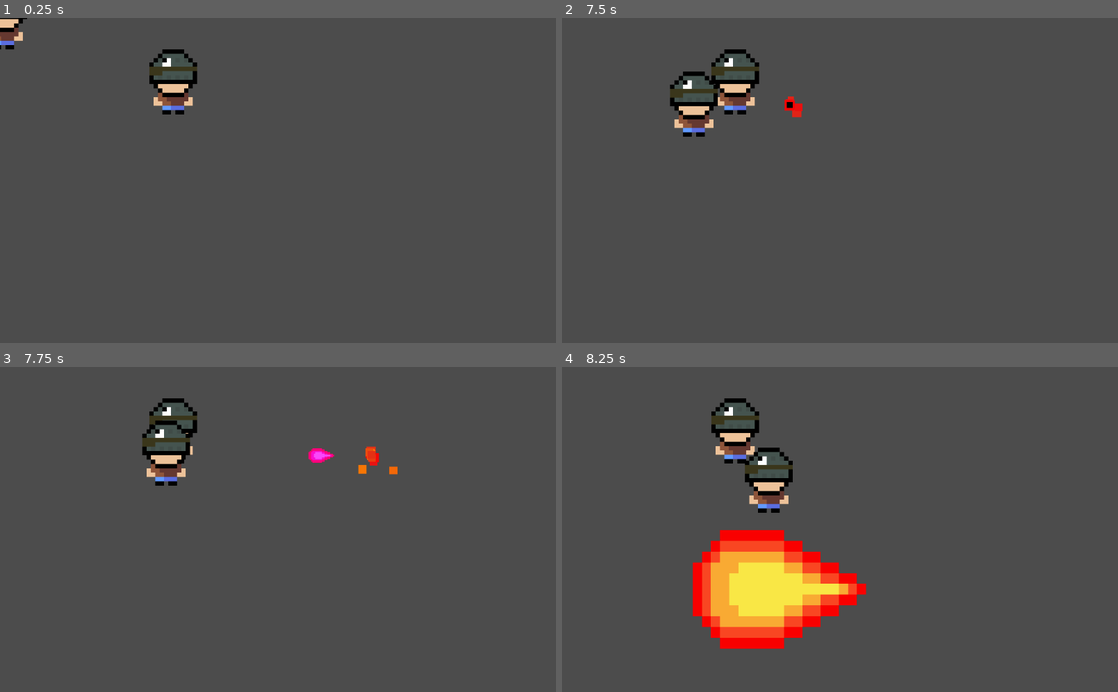
Above: before the commit, frames 1-4 (two rows, left to right).
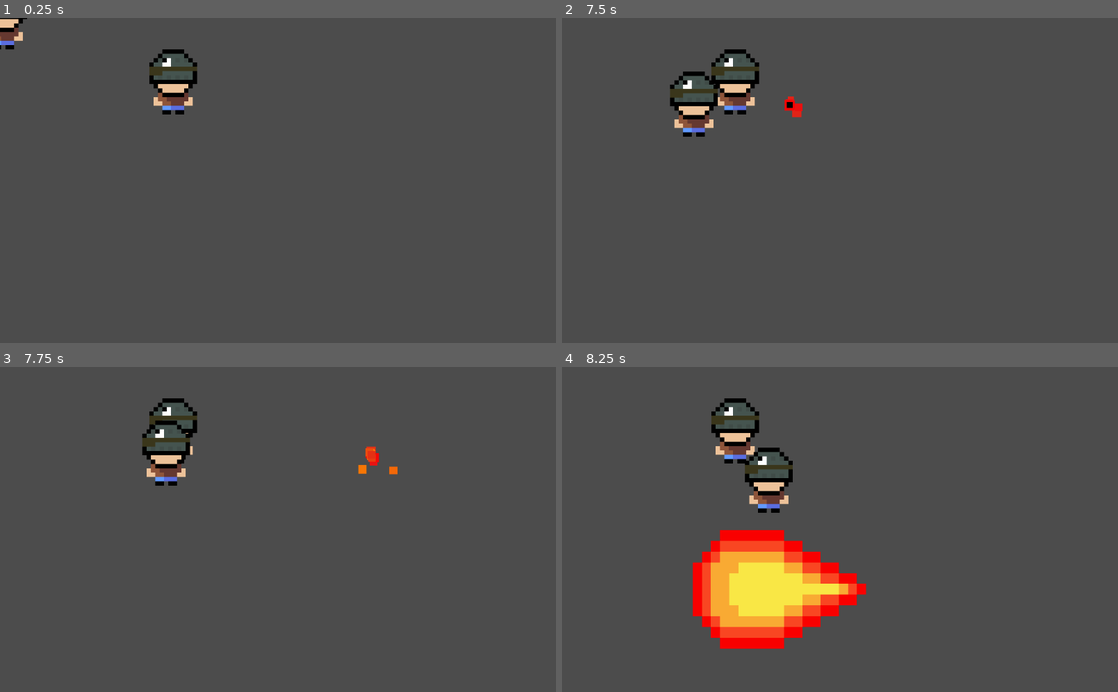
Above: after the commit, the same moments.

Repository: BadConfig/Again
Game: Godot game, scene res://Test_Scene/Test_Scene.tscn
Two runs of this game, one before a commit and one after it. Both use one fixed random seed, a clock stepped at 60 frames per second and the inputs below. This scene is started directly instead of the project's main scene.
Inputs:
- Up to frame 1 (0.25 s): no input
- Up to frame 2 (7.5 s): tap Enter at 0.5 s; hold Right (ui_right) 0.53-1.28 s; tap F at 0.6, 5.85 s; tap Space at 0.77, 1.52, 3.02, 3.5, 3.77, 4.52, 6.02, 6.77 s; hold Down (ui_down) 1.28-2.03 s; tap 1 at 1.35, 6.6 s; hold Right (ui_right) 2.03-2.78 s; tap 2 at 2.1, 7.35 s; hold Up (ui_up) 2.78-3.53 s; tap 3 at 2.85 s; hold Left (ui_left) 3.53-5.03 s; tap 4 at 3.6 s; tap 5 at 4.35 s; hold Down (ui_down) 5.03-5.78 s; tap 6 at 5.1 s; hold Right (ui_right) 5.78-6.53 s; hold Up (ui_up) 6.53-7.28 s; hold Right (ui_right) from 7.28 s (still down)
- Up to frame 3 (7.75 s): keep holding Right (ui_right); tap Space at 7.52 s
- Up to frame 4 (8.25 s): release Right (ui_right) at 8.03 s; hold Down (ui_down) from 8.03 s (still down); tap 3 at 8.1 s

Frames 1-2 are identical in both runs. In frame 3, 0.2% of the frame differs, in the area x 55-61%, y 25-30%; in frame 4, nothing differs.

Commit message:
New architecture created

Diff:
--- a/Arrow/arrow.tscn
+++ b/Arrow/arrow.tscn
@@ -21,11 +21,11 @@
 [node name="Hit_area" type="Area2D" parent="."]
 position = Vector2( 1.39533, -0.967449 )
 scale = Vector2( 0.818957, 0.687163 )
-script = ExtResource( 3 )
 
 [node name="Hit_shape" type="CollisionShape2D" parent="Hit_area"]
 position = Vector2( -6.73283, 0.0873342 )
 scale = Vector2( 2.31926, 1.53281 )
 shape = SubResource( 1 )
+script = ExtResource( 3 )
 [connection signal="screen_exited" from="VisibilityNotifier2D" to="." method="_on_VisibilityNotifier2D_screen_exited"]
-[connection signal="area_entered" from="Hit_area" to="Hit_area" method="_on_Hit_area_area_entered"]
+[connection signal="area_entered" from="Hit_area" to="Hit_area/Hit_shape" method="_on_Hit_area_area_entered"]
--- a/Enemy/Enemy.tscn
+++ b/Enemy/Enemy.tscn
@@ -1,8 +1,7 @@
-[gd_scene load_steps=6 format=2]
+[gd_scene load_steps=5 format=2]
 
 [ext_resource path="res://TemplateScripts/Human.gd" type="Script" id=1]
 [ext_resource path="res://Hero/assets/human.png" type="Texture" id=2]
-[ext_resource path="res://Enemy/Area2D.gd" type="Script" id=3]
 
 [sub_resource type="RectangleShape2D" id=1]
 extents = Vector2( 41.2224, 58.2523 )
@@ -18,7 +17,6 @@
 texture = ExtResource( 2 )
 
 [node name="Area2D" type="Area2D" parent="."]
-script = ExtResource( 3 )
 
 [node name="Hitbox" type="CollisionShape2D" parent="Area2D"]
 position = Vector2( 3.67545, -3.67545 )
@@ -52,4 +50,3 @@
 [node name="Vertical_arrow_position" type="Position2D" parent="."]
 
 [node name="Horizontal_arrow_position" type="Position2D" parent="."]
-[connection signal="area_entered" from="Area2D" to="Area2D" method="_on_Area2D_area_entered"]
--- a/Hero/Hero.tscn
+++ b/Hero/Hero.tscn
@@ -1,9 +1,8 @@
-[gd_scene load_steps=7 format=2]
+[gd_scene load_steps=6 format=2]
 
 [ext_resource path="res://TemplateScripts/Human.gd" type="Script" id=1]
 [ext_resource path="res://Hero/assets/human.png" type="Texture" id=2]
-[ext_resource path="res://Hero/Area2D.gd" type="Script" id=3]
-[ext_resource path="res://Hero/HeroControler.gd" type="Script" id=4]
+[ext_resource path="res://Hero/HeroControler.gd" type="Script" id=3]
 
 [sub_resource type="RectangleShape2D" id=1]
 extents = Vector2( 41.2224, 58.2523 )
@@ -19,7 +18,6 @@
 texture = ExtResource( 2 )
 
 [node name="Area2D" type="Area2D" parent="."]
-script = ExtResource( 3 )
 
 [node name="Hitbox" type="CollisionShape2D" parent="Area2D"]
 position = Vector2( 3.67545, -3.67545 )
@@ -58,5 +56,4 @@
 position = Vector2( 91.1516, 0 )
 
 [node name="HeroControler" type="Node2D" parent="."]
-script = ExtResource( 4 )
-[connection signal="area_entered" from="Area2D" to="Area2D" method="_on_Area2D_area_entered"]
+script = ExtResource( 3 )
--- a/TemplateScripts/DamageCollision.gd
+++ b/TemplateScripts/DamageCollision.gd
@@ -1,7 +1,7 @@
-extends Area2D
+extends CollisionShape2D
 
-func _on_Area2D_area_entered(area):
-	var me = get_parent()
+func _on_Hit_area_area_entered(area):
+	var me = get_parent().get_parent()
 	var my_object = me.get_parent()
 	var target_object = area.get_parent()
 	if my_object.options['is_player'] != target_object.options['is_player']:
